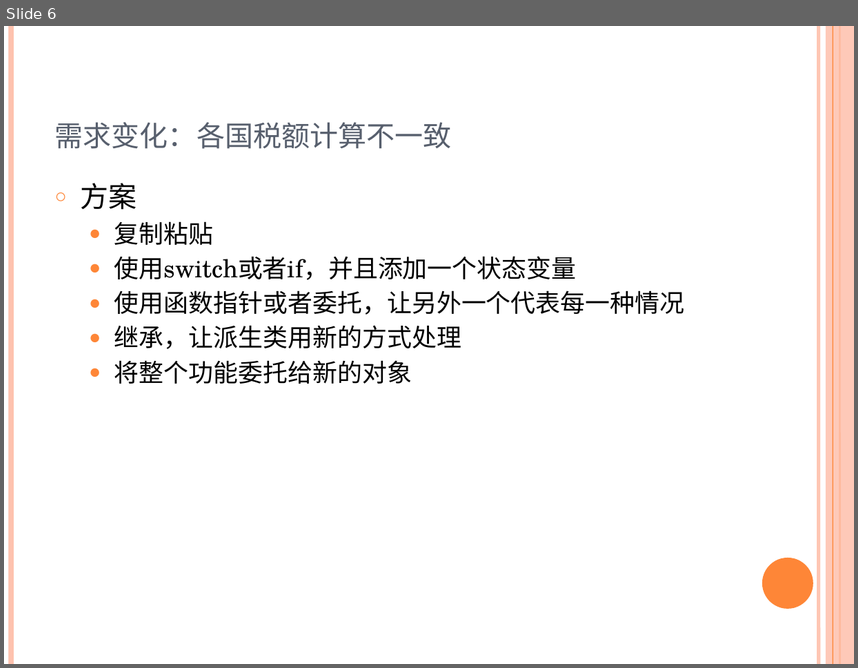
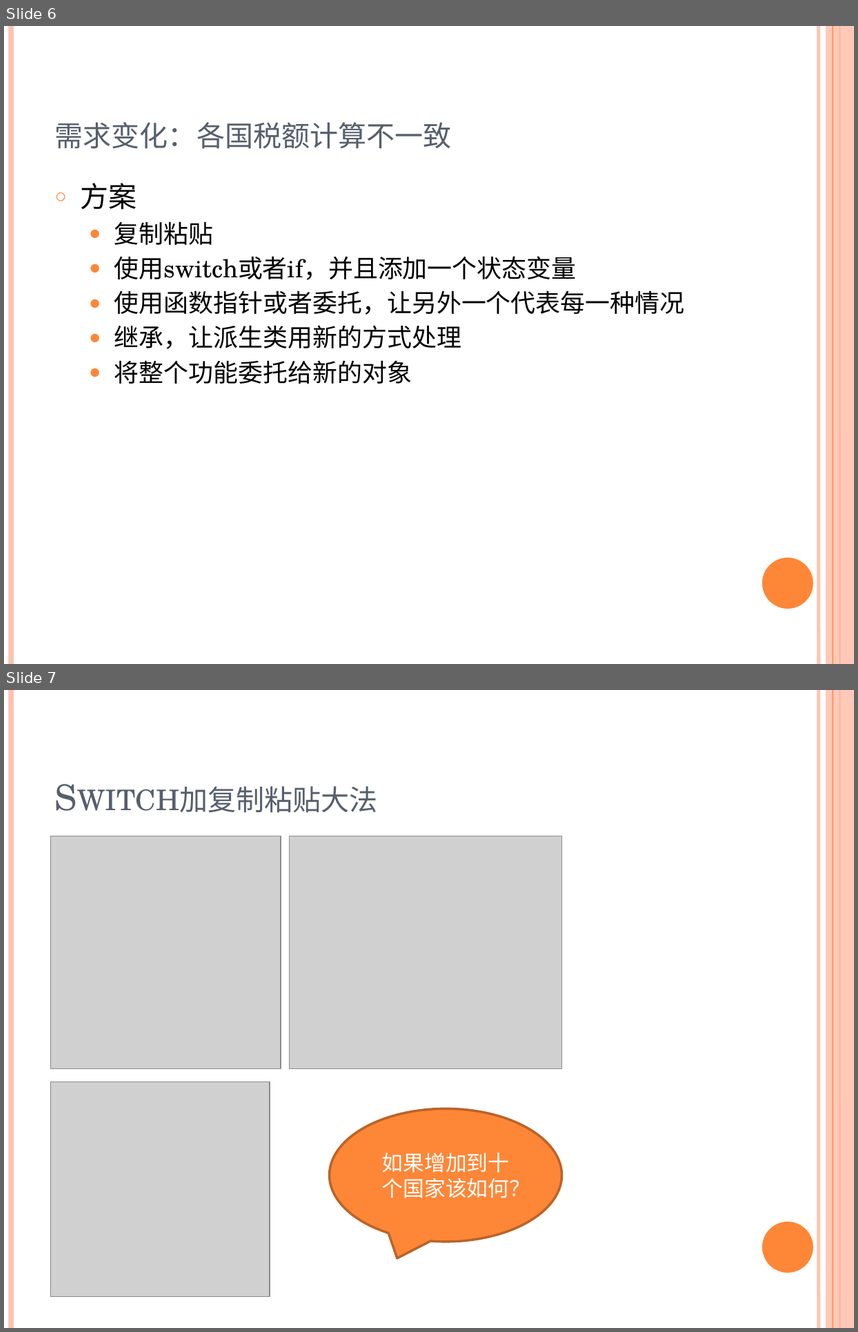
Before and after one commit to fourwq/design-pattern, a slide deck: 设计模式解析/PPT/4.Strategy模式.pptx. Shown one above the other, each under a label of ours: slide 6 before the commit, slides 6 and 7 after it. The pictures are 858x668 and 858x1332 pixels, drawn with LibreOffice and Linux fonts; fonts in the diff are those of the drawing; grey boxes stand for pictures. Boxes give left, top, right and bottom in pixels: in the first picture for what was removed or moved away, otherwise in the second. Text is boxed around its words. In the diff, an @@ line names an element or a change of style, - is before the commit and + after.

```diff
--- a/设计模式解析/PPT/4.Strategy模式.pptx
+++ b/设计模式解析/PPT/4.Strategy模式.pptx
@@ slide 7 added at (x1=4, y1=690, x2=854, y2=1328), background #FFFFFF; not listed: 6 template elements that a slide beside it also shows @@
@@ title added at (x1=47, y1=716, x2=741, y2=822), 30 pt, text #575F6D, small capitals @@
+Switch加复制粘贴大法
@@ picture added at (x1=51, y1=836, x2=281, y2=1068) @@
@@ picture added at (x1=290, y1=836, x2=562, y2=1068) @@
@@ picture added at (x1=51, y1=1082, x2=270, y2=1296) @@
@@ speech bubble added at (x1=330, y1=1108, x2=562, y2=1241), fill #FE8637, outline #BC6329 2 pt, 18 pt, text #FFFFFF @@
+如果增加到十个国家该如何？
```
Also in this commit, not shown: 6 other slides added, 1 slide removed, 4 other files.
